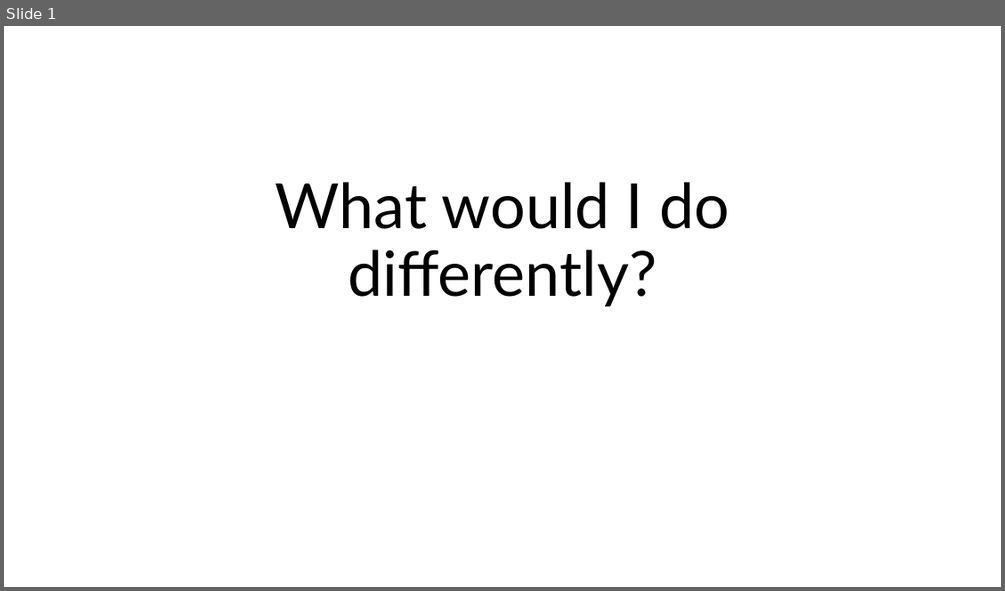
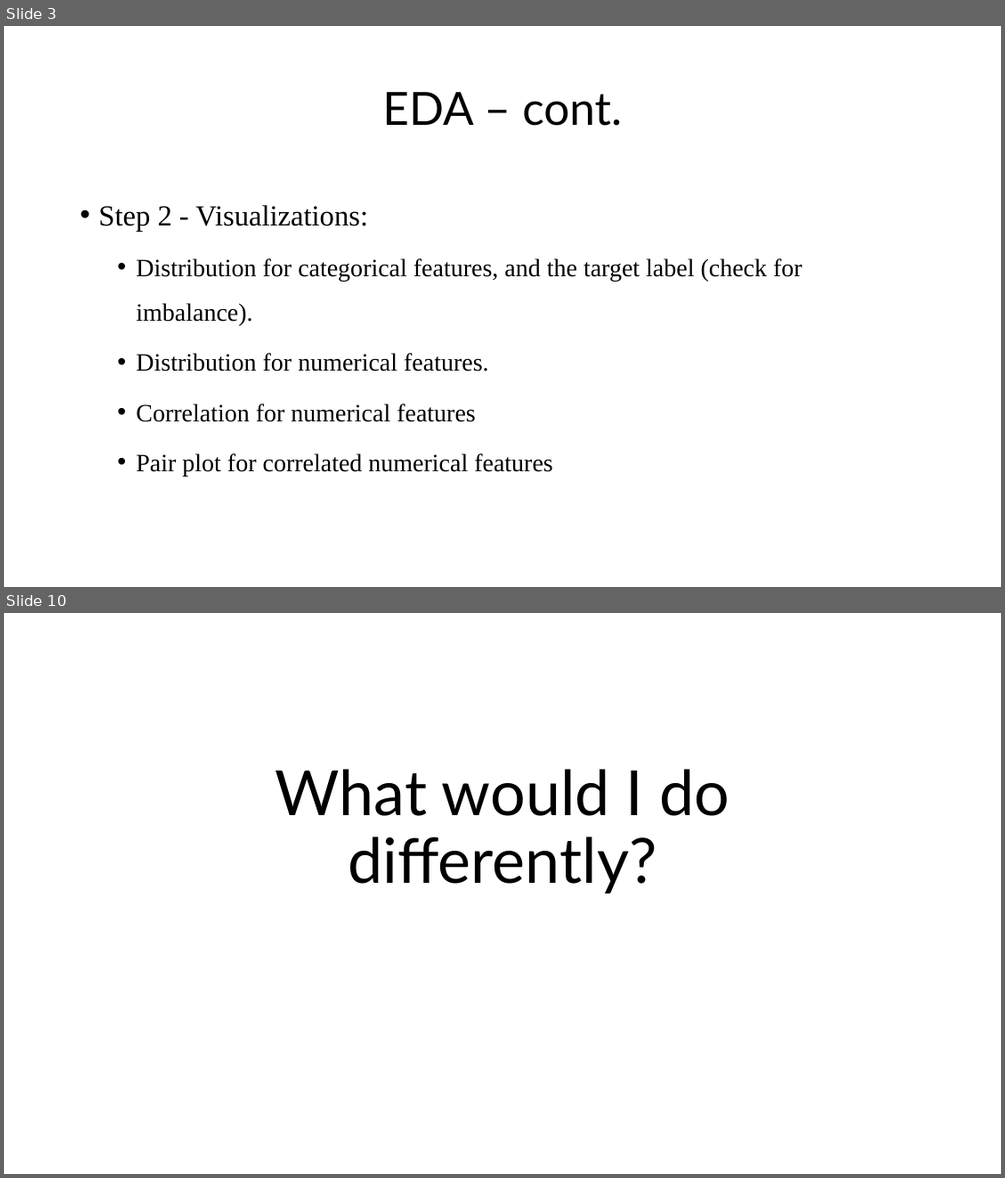
Before and after one commit to yotamdery/Predicting_Churn, a slide deck: Vi - Presentation.pptx. Shown one above the other, each under a label of ours: slide 1 before the commit, slides 3 and 10 after it; the slides between them are not shown. The pictures are 1005x591 and 1005x1178 pixels, drawn with LibreOffice and Linux fonts; fonts in the diff are those of the drawing. Boxes give left, top, right and bottom in pixels: in the first picture for what was removed or moved away, otherwise in the second. Text is boxed around its words. In the diff, an @@ line names an element or a change of style, - is before the commit and + after.

```diff
--- a/Vi - Presentation.pptx
+++ b/Vi - Presentation.pptx
@@ slide 3 added at (x1=4, y1=26, x2=1001, y2=587), background #FFFFFF @@
@@ title added at (x1=382, y1=92, x2=622, y2=126), 44 pt, text #000000 @@
+EDA – cont.
@@ text added at (x1=98, y1=205, x2=802, y2=475), 24 pt, text #000000 @@
+• Step 2 - Visualizations:
+  • Distribution for categorical features, and the target label (check for imbalance).
+  • Distribution for numerical features.
+  • Correlation for numerical features
+  • Pair plot for correlated numerical features
@@ what was slide 1 is now slide 10 @@
```
Also in this commit, not shown: 4 slides changed, 9 other slides added.
